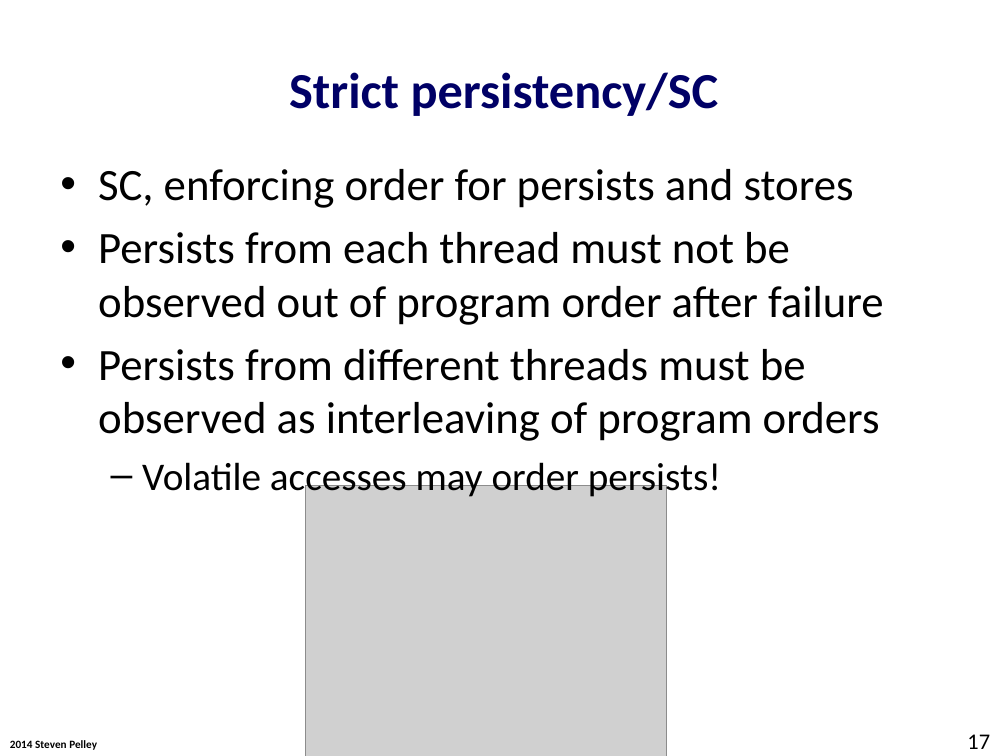
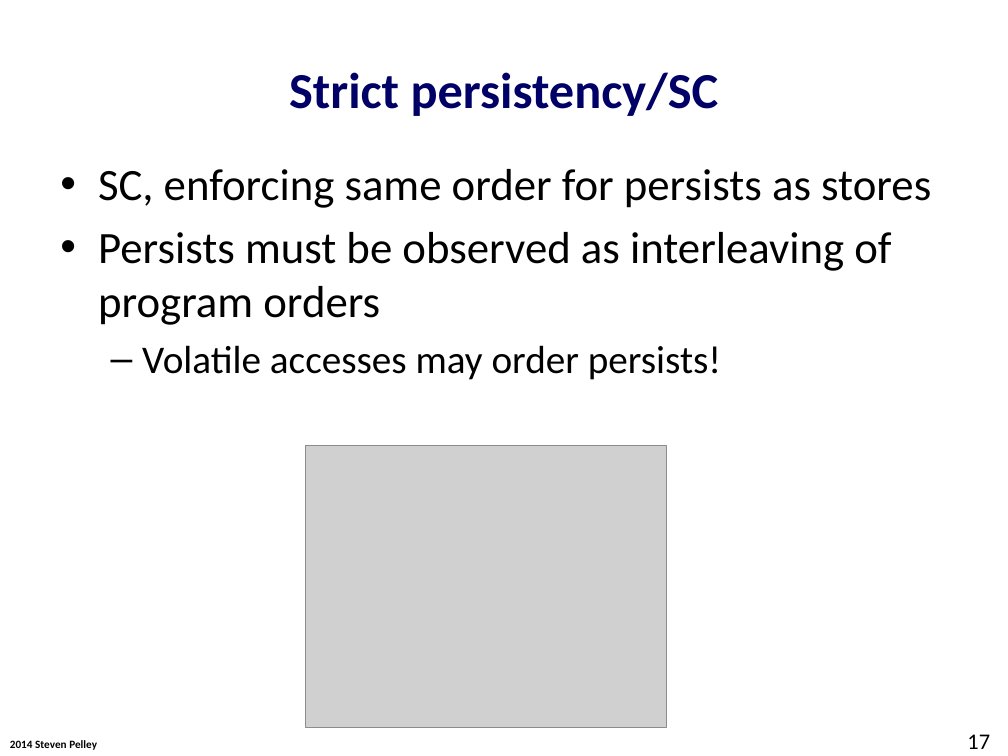
Before and after one commit to Abulila/dissertation, a slide deck: slide 17 of proposal/defense.pptx. Drawn at 1008x756 pixels with LibreOffice and Linux fonts; fonts in the diff are those of the drawing; grey boxes stand for pictures; background and template pictures are left out. Boxes give left, top, right and bottom in pixels: in the first picture for what was removed or moved away, otherwise in the second. Text is boxed around its words. In the diff, an @@ line names an element or a change of style, - is before the commit and + after.

```diff
--- a/proposal/defense.pptx
+++ b/proposal/defense.pptx
@@ text at box(98, 169, 931, 325): text changed @@
-• SC, enforcing order for persists and stores
-• Persists from each thread must not be observed out of program order after failure
-• Persists from different threads must be observed as interleaving of program orders
+• SC, enforcing same order for persists as stores
+• Persists must be observed as interleaving of program orders
@@ picture: place and size @@
-picture at box(305, 485, 666, 756)
+picture at box(305, 446, 666, 728)
```
Also in this commit, not shown: 18 other slides changed, 1 slide removed.
